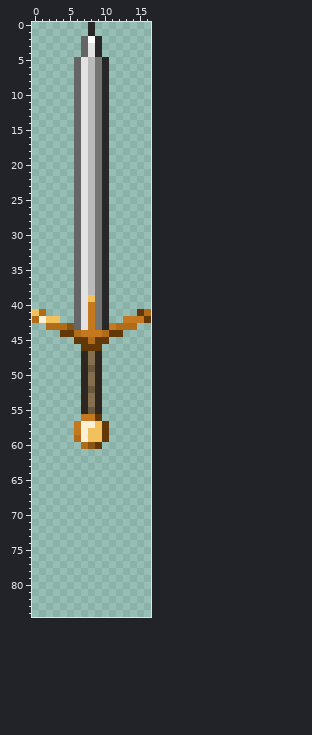
One commit to this sprite sheet: items/active/weapons/melee/broadsword/das_claymore.png. Above, as it was before the edit.
The file is 17x85 pixels.
Now the later version:
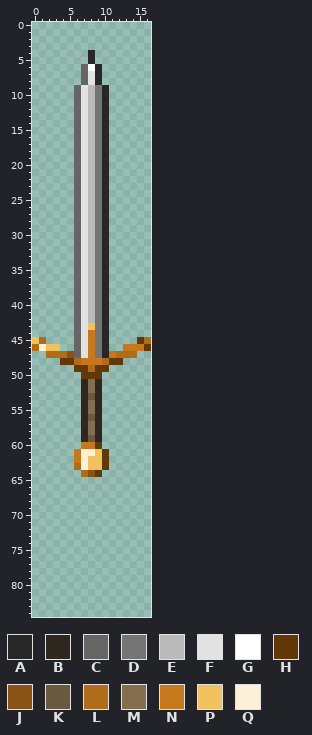
Palette (. is transparent): A #272727  B #302620  C #656565  D #747474  E #bababa  F #e2e2e2  G #ffffff  H #633808  J #885314  K #69593f  L #b16c1a  M #836f50  N #c5781e  P #f1c15d  Q #fcf0d8
Changes in this commit:
The author put colour A in rows 46 to 47 at x 10.
Colour D becomes colour A in rows 6 to 8 at x 9.
Colour E becomes colour A in row 5 at x 8.
Colour F becomes colour A in row 4 at x 8.
Colour H becomes colour A in row 45 at x 10.
Colour L becomes colour A in row 44 at x 10.
Colour H becomes colour B in row 56 at x 9.
Colour N becomes colour B in row 56 at x 7.
Colour P becomes colour B in rows 57 to 59 at x 9.
Colour Q becomes colour B in rows 57 to 59 at x 7.
The author put colour C in rows 46 to 47 at x 6.
Colour F becomes colour C in rows 6 to 8 at x 7.
Colour H becomes colour C in row 45 at x 6.
Colour L becomes colour C in row 44 at x 6.
Colour B becomes colour D in row 47 at x 9.
Colour H becomes colour D in rows 45 to 46 at x 9.
Colour N becomes colour D in row 44 at x 9.
Colour N becomes colour E in rows 40 to 42 at x 8.
Colour P becomes colour E in row 39 at x 8.
Colour B becomes colour F in row 47 at x 7.
Colour E becomes colour F in rows 7 to 8 at x 8.
Colour H becomes colour F in rows 45 to 46 at x 7.
Colour N becomes colour F in row 44 at x 7.
Colour E becomes colour G in row 6 at x 8.
The author put colour H in row 45 at x 15; in row 46 at x 16; in row 48 at x 4 to 5 and 11 to 12; in row 49 at x 6 and 10; in rows 61 to 63 at x 10; in row 64 at x 9.
Colour B becomes colour H in rows 49 to 50 at x 7 and 9.
Colour M becomes colour H in row 50 at x 8.
The author put colour J in row 47 at x 5; in row 64 at x 8.
Colour M becomes colour K in row 53 at x 8.
Colour N becomes colour K in row 56 at x 8.
Colour P becomes colour K in row 59 at x 8.
The author put colour L in row 45 at x 1 and 16; in row 46 at x 0; in row 47 at x 2 to 4 and 12 to 14; in row 48 at x 6 and 10; in row 63 at x 6; in row 64 at x 7.
Colour K becomes colour L in row 49 at x 8.
Colour K becomes colour M in row 52 at x 8; in row 55 at x 8.
Colour P becomes colour M in row 58 at x 8.
Colour Q becomes colour M in row 57 at x 8.
The author put colour N in row 46 at x 13 to 15; in row 47 at x 11; in rows 61 to 62 at x 6.
Colour B becomes colour N in row 48 at x 7 and 9.
Colour H becomes colour N in row 46 at x 8.
Colour J becomes colour N in row 60 at x 8.
Colour L becomes colour N in row 45 at x 8; in row 60 at x 7.
Colour M becomes colour N in rows 47 to 48 at x 8.
The author put colour P in row 45 at x 0; in row 46 at x 2 to 3; in row 61 at x 9; in rows 62 to 63 at x 8 to 9.
Colour N becomes colour P in row 43 at x 8.
The author put colour Q in row 46 at x 1; in row 61 at x 7 to 8; in rows 62 to 63 at x 7.
Colour A is removed in rows 0 to 1 at x 8; in rows 2 to 4 at x 9; in rows 5 to 8 at x 10.
Colour C is removed in rows 2 to 4 at x 7; in rows 5 to 8 at x 6.
Colour D is removed in row 5 at x 9.
Colour F is removed in row 3 at x 8; in row 5 at x 7.
Colour G is removed in row 2 at x 8.
Colour H is removed in row 41 at x 15; in row 42 at x 16; in row 44 at x 4 to 5 and 11 to 12; in rows 57 to 59 at x 10.
Colour J is removed in row 43 at x 5.
Colour L is removed in row 41 at x 1 and 16; in row 42 at x 0; in row 43 at x 2 to 4 and 12 to 14; in row 59 at x 6.
Colour N is removed in row 42 at x 13 to 15; in row 43 at x 11; in rows 57 to 58 at x 6.
Colour P is removed in row 41 at x 0; in row 42 at x 2 to 3.
Colour Q is removed in row 42 at x 1.
Pixel boxes of the changes (left, top, right, bottom) in both pictures:
changed: (74, 22, 109, 85)
changed: (32, 295, 151, 477)
